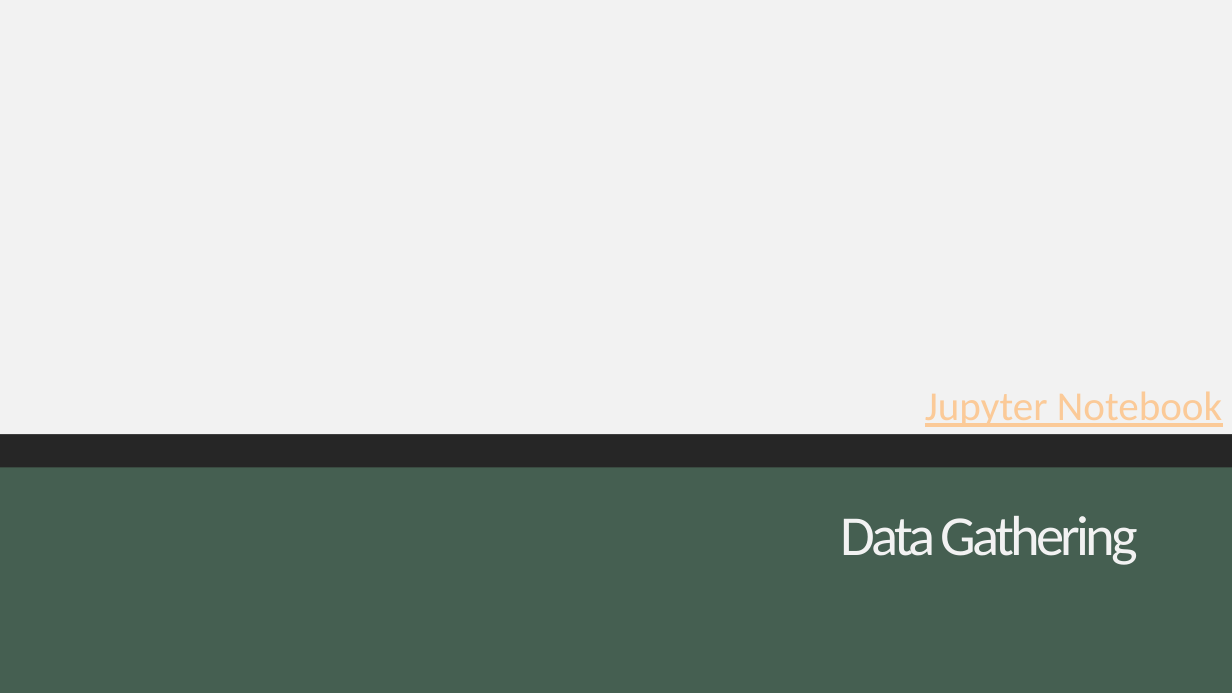
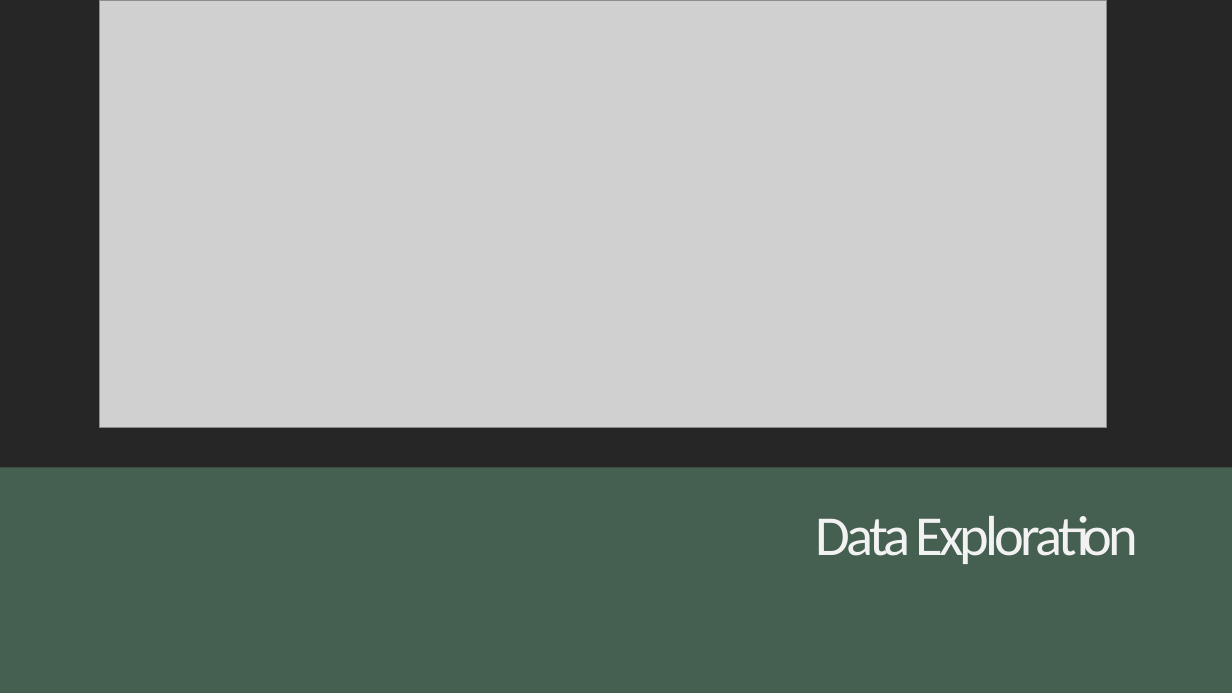
Before and after one commit to ashleighdevito/Cryptocurrency, a slide deck: slide 7 of Presentation/1_cryptocurrency_presentation.pptx (slide 4 before the commit). Drawn at 1232x693 pixels with LibreOffice and Linux fonts; fonts in the diff are those of the drawing; grey boxes stand for pictures. Boxes give left, top, right and bottom in pixels: in the first picture for what was removed or moved away, otherwise in the second. Text is boxed around its words. In the diff, an @@ line names an element or a change of style, - is before the commit and + after.

```diff
--- a/Presentation/1_cryptocurrency_presentation.pptx
+++ b/Presentation/1_cryptocurrency_presentation.pptx
@@ subtitle removed at bbox=[0, 0, 1232, 434] @@
@@ picture added at bbox=[100, 0, 1107, 427] @@
@@ title at bbox=[815, 516, 1138, 564]: text changed @@
-Data Gathering
+Data Exploration
```
Also in this commit, not shown: 11 other slides changed, 2 slides added, 3 slides removed, 21 other files.
